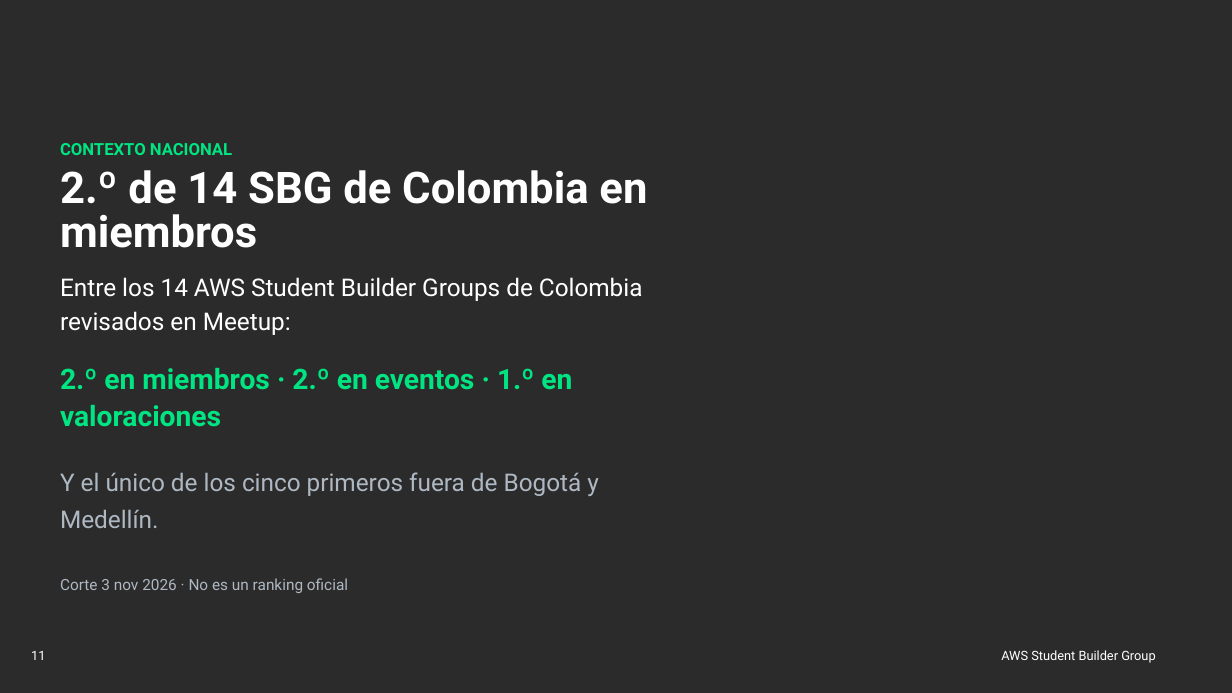
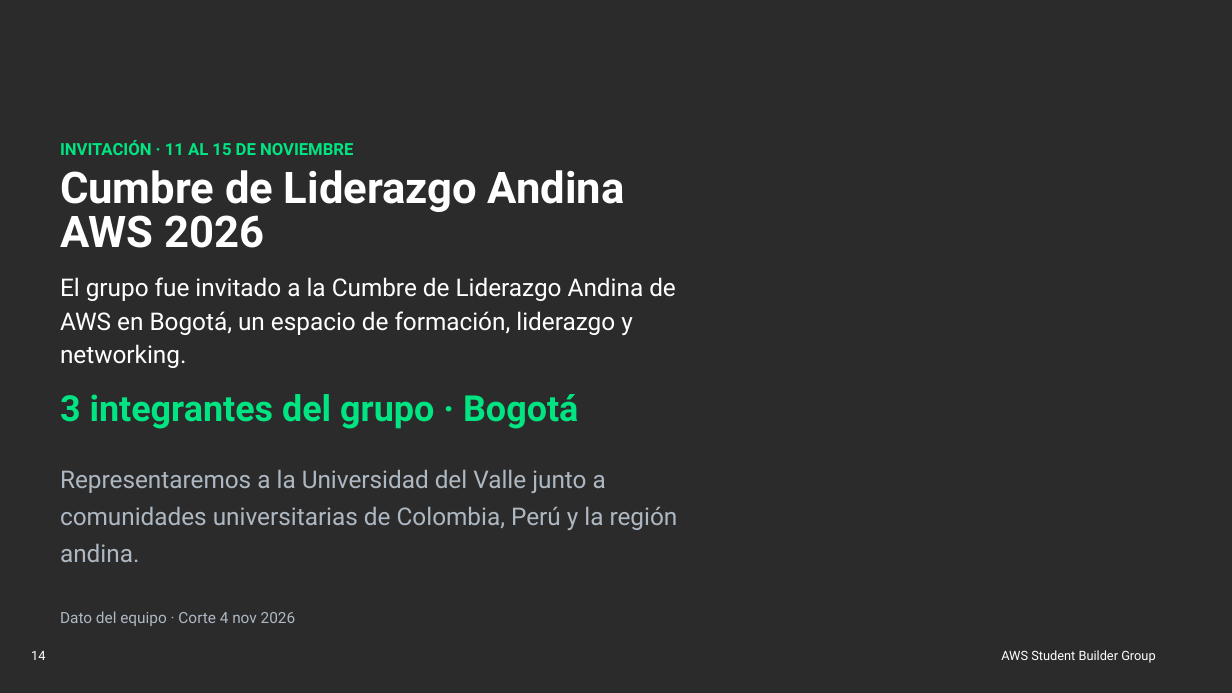
Before and after one commit to AWS-Cloud-Club-at-Universidad-del-Valle/aws-sbg-univalle-website, a slide deck: slide 14 of recap/entregables/presentacion/recap-directivas-univalle.pptx (slide 11 before the commit). Drawn at 1232x693 pixels with LibreOffice and Linux fonts; fonts in the diff are those of the drawing; background and template pictures are left out; a plain dark background stands for a picture behind light text. Boxes give left, top, right and bottom in pixels: in the first picture for what was removed or moved away, otherwise in the second. Text is boxed around its words. In the diff, an @@ line names an element or a change of style, - is before the commit and + after.

Commit message:
feat(recap): ranking LATAM, Cumbre Andina y presentación para directivas de 18 diapositivas

```diff
--- a/recap/entregables/presentacion/recap-directivas-univalle.pptx
+++ b/recap/entregables/presentacion/recap-directivas-univalle.pptx
@@ title at bbox=[60, 140, 625, 248]: text changed @@
-CONTEXTO NACIONAL
-2.º de 14 SBG de Colombia en miembros
+INVITACIÓN · 11 AL 15 DE NOVIEMBRE
+Cumbre de Liderazgo Andina AWS 2026
@@ text at bbox=[60, 277, 678, 626]: text changed @@
-Entre los 14 AWS Student Builder Groups de Colombia revisados en Meetup:
-2.º en miembros · 2.º en eventos · 1.º en valoraciones
-Y el único de los cinco primeros fuera de Bogotá y Medellín.
-Corte 3 nov 2026 · No es un ranking oficial
+El grupo fue invitado a la Cumbre de Liderazgo Andina de AWS en Bogotá, un espacio de formación, liderazgo y networking.
+3 integrantes del grupo · Bogotá
+Representaremos a la Universidad del Valle junto a comunidades universitarias de Colombia, Perú y la región andina.
+Dato del equipo · Corte 4 nov 2026
@@ page number at bbox=[31, 651, 45, 660]: text changed @@
-11
+14
```
Also in this commit, not shown: 1 other slide changed, 3 slides added, 15 other files.
